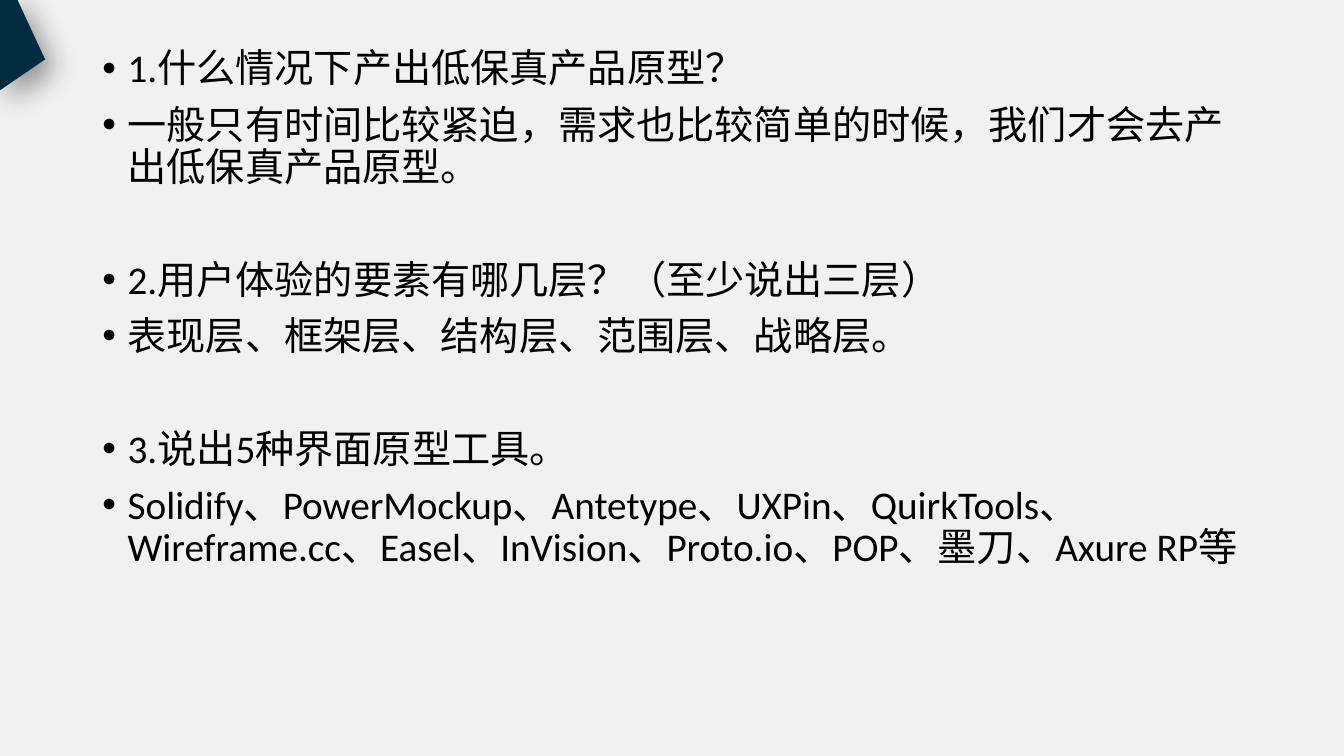
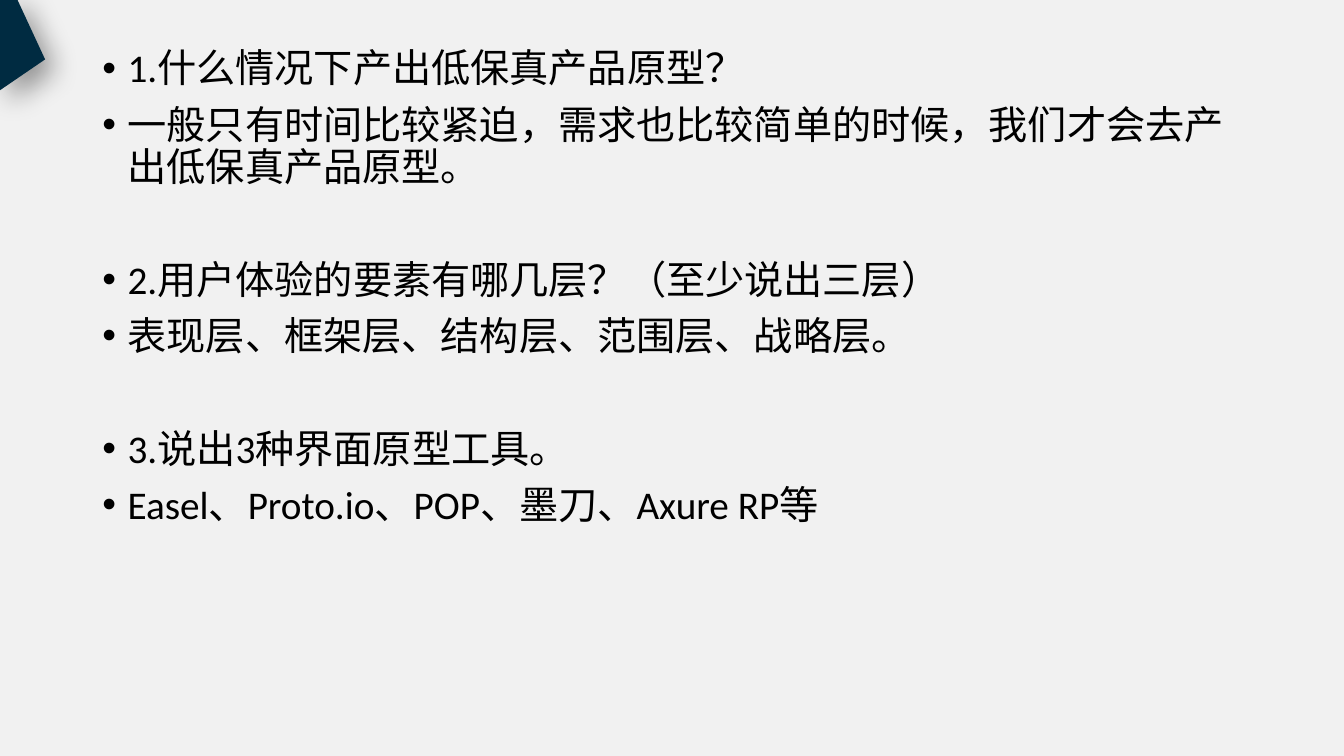
Before and after one commit to PRD2018-G18/PRD2018, a slide deck: slide 47 of 非受控文档/过程文档/UML基础2/UML基础2.pptx (slide 54 before the commit). Drawn at 1344x756 pixels with LibreOffice and Linux fonts; fonts in the diff are those of the drawing. Boxes give left, top, right and bottom in pixels: in the first picture for what was removed or moved away, otherwise in the second. Text is boxed around its words. In the diff, an @@ line names an element or a change of style, - is before the commit and + after.

```diff
--- a/非受控文档/过程文档/UML基础2/UML基础2.pptx
+++ b/非受控文档/过程文档/UML基础2/UML基础2.pptx
@@ text at box(128, 430, 819, 522): text changed @@
-• 3.说出5种界面原型工具。
-• Solidify、PowerMockup、Antetype、UXPin、QuirkTools、Wireframe.cc、Easel、InVision、Proto.io、POP、墨刀、Axure RP等
+• 3.说出3种界面原型工具。
+• Easel、Proto.io、POP、墨刀、Axure RP等
```
Also in this commit, not shown: 8 other slides changed, 7 slides removed.
